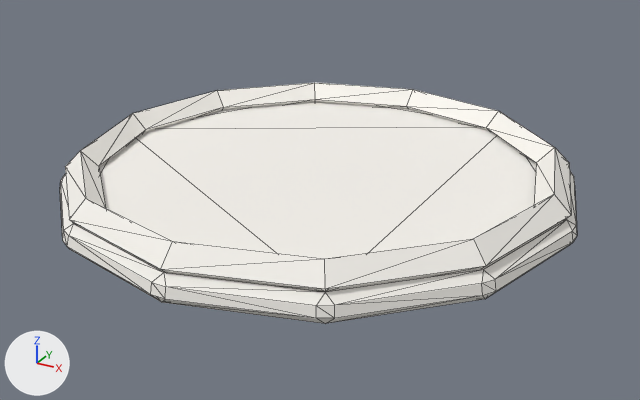
The glTF model Models/cafe/plate.glb as it was, and as the next commit left it.
One viewpoint serves both versions: a camera (50 mm lens) standing at (0.168, -0.305, 0.156) and looking at (0.002, -0.003, 0.005). The axes (+X, +Y, +Z) are drawn at lower left. The lights are the same throughout. The older version comes first. Mesh edges are drawn as thin lines. Vertices at exactly the same position are counted once.

The first picture shows 'plate'.
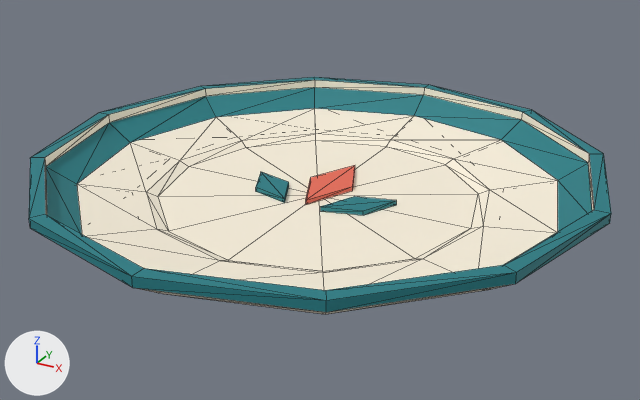
Patch to the scene script:
```diff
--- a/Models/cafe/plate.glb.py
+++ b/Models/cafe/plate.glb.py
@@ mat_tint_ceramic_rim__teal @@
+mat_tint_ceramic_rim__teal = bpy.data.materials.new('tint_ceramic_rim__teal')
+# nodes: BsdfPrincipled, Mix, OutputMaterial, VertexColor
+# colours: cyan #207d85, mixed with the vertex colours
@@ mat_tint_ceramic__cream @@
+mat_tint_ceramic__cream = bpy.data.materials.new('tint_ceramic__cream')
+# nodes: BsdfPrincipled, Mix, OutputMaterial, VertexColor
+# colours: pale yellow #faf1dd, mixed with the vertex colours
@@ mat_tint_ceramic_accent__coral @@
+mat_tint_ceramic_accent__coral = bpy.data.materials.new('tint_ceramic_accent__coral')
+# nodes: BsdfPrincipled, Mix, OutputMaterial, VertexColor
+# colours: red #e86d58, mixed with the vertex colours
@@ me_plate @@
 # used by ob_plate; location = (0.0, 0.0, 0.0)
-me_plate.from_pydata(...)  # 144 vertices, 280 faces; spans x -0.109..0.109, y -0.109..0.109, z 0.0..0.027
-me_plate.materials.append(mat_tint_plate__white)
+me_plate.from_pydata(...)  # 146 vertices, 276 faces; spans x -0.12..0.12, y -0.12..0.12, z 0.0..0.024
+# me_plate part 1: the loose piece of 72 vertices spanning x -0.109..0.109, y -0.109..0.109, z 0.008..0.018 is rebuilt with 122 vertices and now spans x -0.12..0.12, y -0.12..0.12, z 0.0..0.024
+# me_plate part 2
+# 72 vertices are removed from x -0.106..0.106, y -0.106..0.106, z 0.0..0.027
+# 140 faces are deleted
+# 24 vertices are added at x -0.033..0.033, y -0.014..0.034, z 0.006..0.008
+# 24 new faces join them, mat_tint_ceramic_rim__teal
+# 12 new faces join them, mat_tint_ceramic_accent__coral
+me_plate.materials.append(mat_tint_ceramic__cream)
+me_plate.materials.append(mat_tint_ceramic_rim__teal)
+me_plate.materials.append(mat_tint_ceramic_accent__coral)
```

Boxes [x1, y1, x2, y2] around the edits, measured in the pictures (640 x 400 px):
'plate', reshaped (13% wider): before [60, 83, 577, 324]; after [29, 77, 611, 314]
part 1 of me_plate, rebuilt (13% wider, 7% taller): before [60, 102, 577, 324]; after [29, 77, 611, 314]
part 2 of me_plate, cut back: before [65, 83, 571, 291]; after [256, 165, 397, 215]
